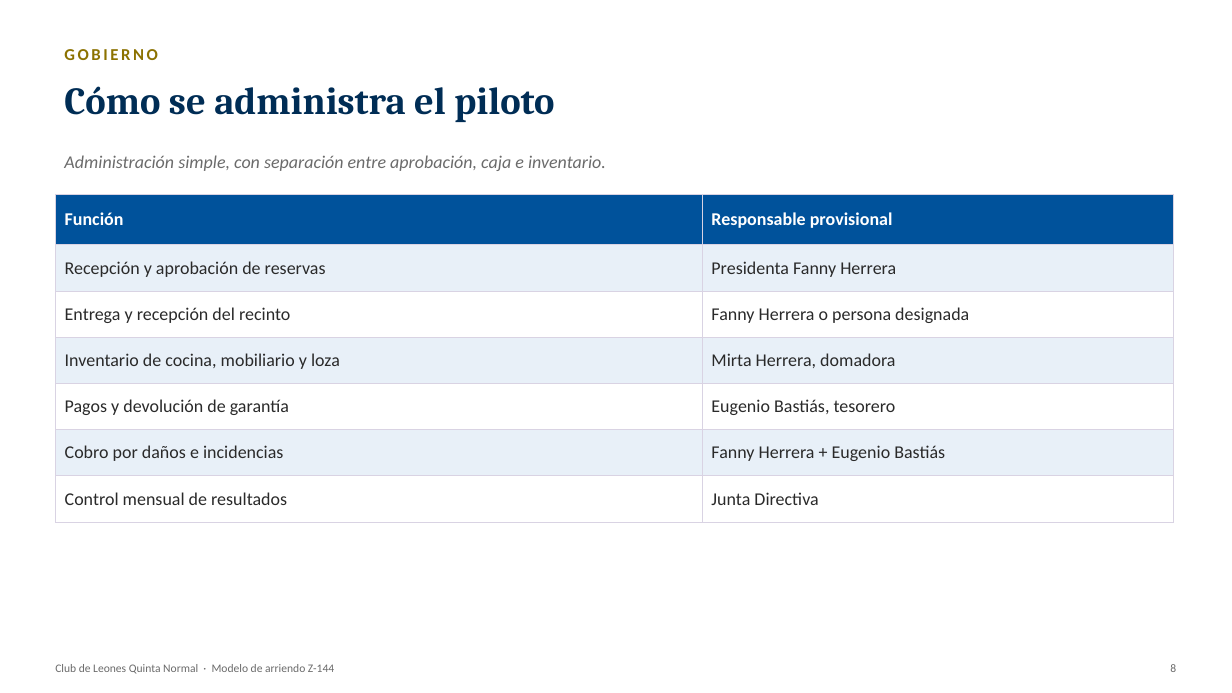
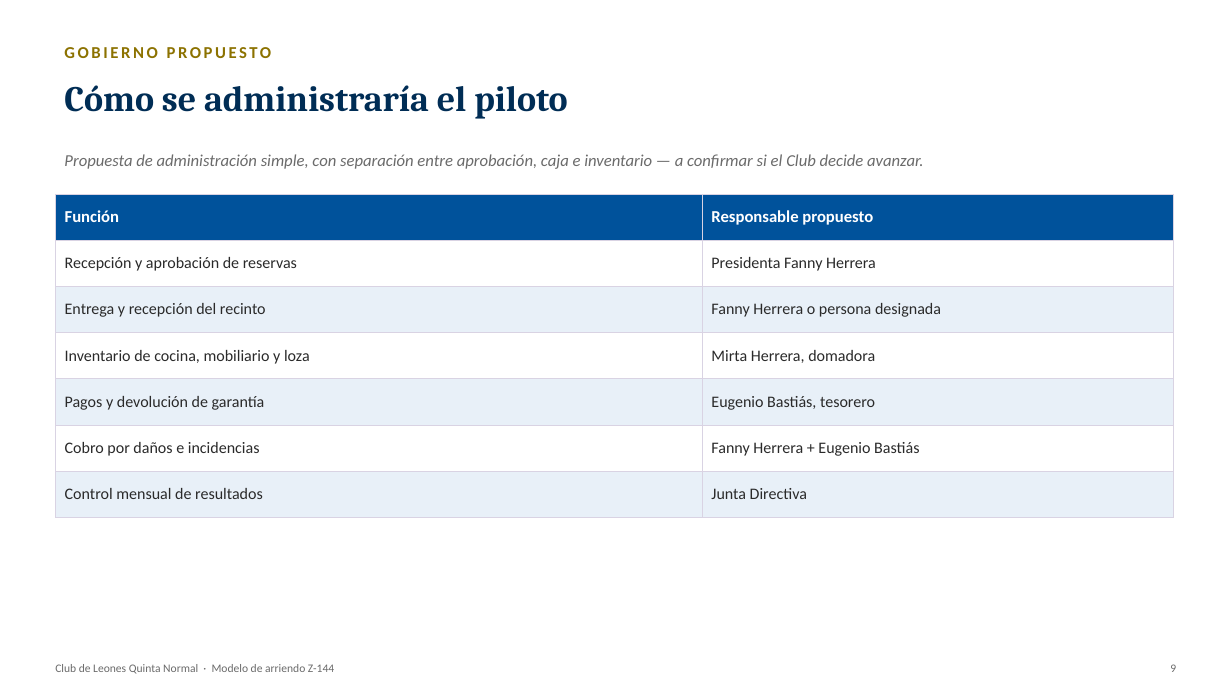
Before and after one commit to wbarrientosd-svg/claude, a slide deck: slide 9 of informes/Presentacion_Modelo_Arriendo_Club_Leones_Z144.pptx (slide 8 before the commit). Drawn at 1232x693 pixels with LibreOffice and Linux fonts; fonts in the diff are those of the drawing. Boxes give left, top, right and bottom in pixels: in the first picture for what was removed or moved away, otherwise in the second. Text is boxed around its words. In the diff, an @@ line names an element or a change of style, - is before the commit and + after.

```diff
--- a/informes/Presentacion_Modelo_Arriendo_Club_Leones_Z144.pptx
+++ b/informes/Presentacion_Modelo_Arriendo_Club_Leones_Z144.pptx
@@ text at box(64, 47, 271, 58): text changed @@
-GOBIERNO
+GOBIERNO PROPUESTO
@@ text at box(64, 85, 567, 119): text changed; size 30 to 28 pt @@
-Cómo se administra el piloto
+Cómo se administraría el piloto
@@ text at box(64, 154, 923, 169): text changed; size 14 to 13 pt @@
-Administración simple, con separación entre aprobación, caja e inventario.
+Propuesta de administración simple, con separación entre aprobación, caja e inventario — a confirmar si el Club decide avanzar.
@@ table at box(55, 194, 1174, 503) @@
-row 1, column 2: Responsable provisional
+row 1, column 2: Responsable propuesto
@@ fill #E8F0F8 to #FFFFFF in 6 cells @@
@@ fill #FFFFFF to #E8F0F8 in 6 cells @@
@@ size 14 to 13 pt in "Función" @@
@@ size 14 to 12.5 pt @@
```
Also in this commit, not shown: 6 other slides changed, 4 slides added, 3 slides removed.
